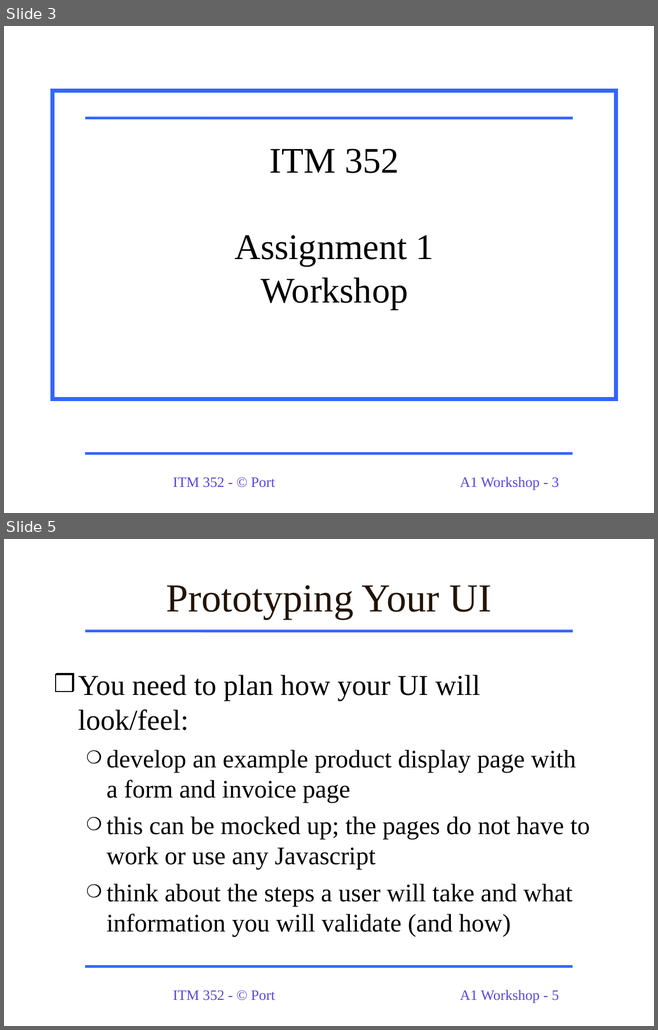
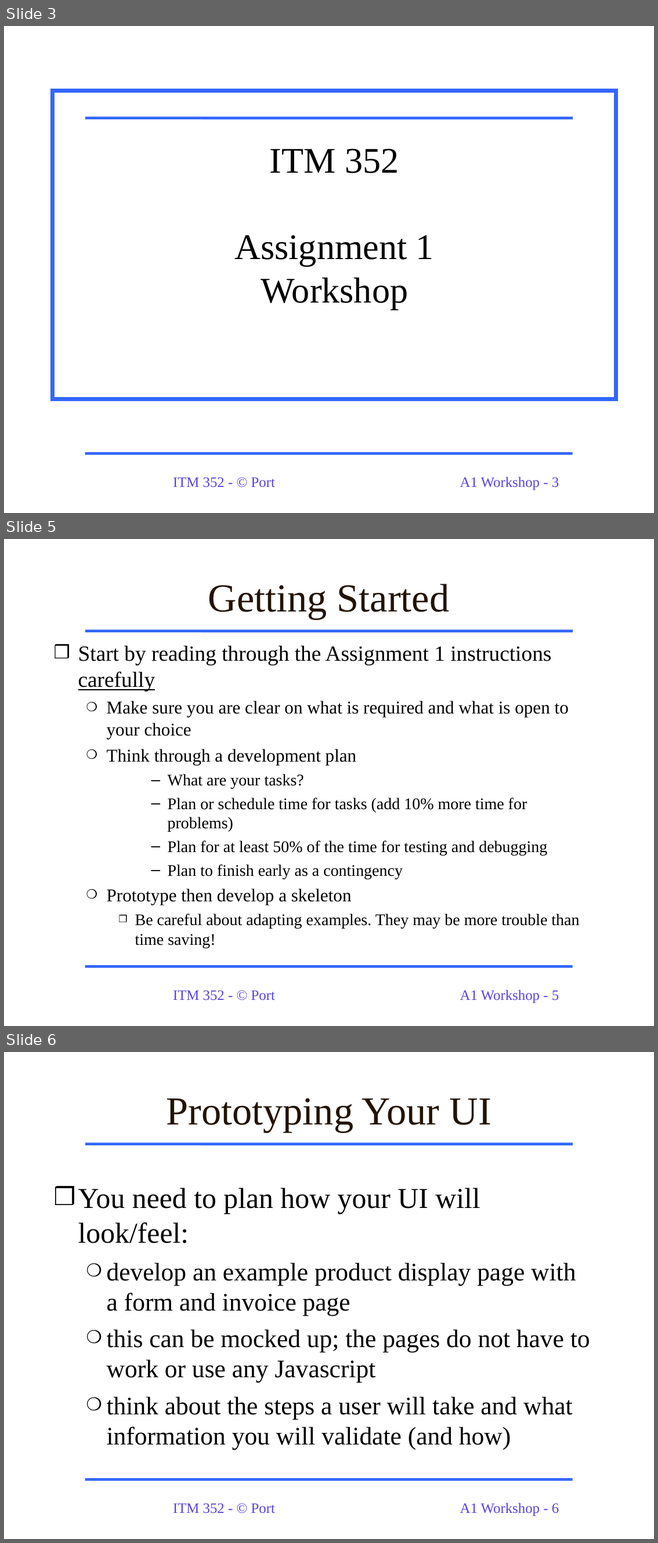
Before and after one commit to dport96/ITM352, a slide deck: morea/130.Assignment1/A1_Workshop_ITM352.ppt. Shown one above the other, each under a label of ours: slides 3 and 5 before the commit, slides 3, 5 and 6 after it; the slides between them are not shown. The pictures are 658x1030 and 658x1543 pixels, drawn with LibreOffice and Linux fonts; fonts in the diff are those of the drawing. Boxes give left, top, right and bottom in pixels: in the first picture for what was removed or moved away, otherwise in the second. Text is boxed around its words. In the diff, an @@ line names an element or a change of style, - is before the commit and + after.

```diff
--- a/morea/130.Assignment1/A1_Workshop_ITM352.ppt
+++ b/morea/130.Assignment1/A1_Workshop_ITM352.ppt
@@ slide 5 added at [4, 539, 654, 1026], background #FFFFFF; not listed: 4 template elements that a slide beside it also shows @@
@@ title added at [208, 584, 449, 619], 44 pt, text #221304 @@
+Getting Started
@@ text added at [78, 646, 579, 948], 18 pt, text #000000 @@
+❒ Start by reading through the Assignment 1 instructions carefully
+  ❍ Make sure you are clear on what is required and what is open to your choice
+  ❍ Think through a development plan
+      – What are your tasks?
+      – Plan or schedule time for tasks (add 10% more time for problems)
+      – Plan for at least 50% of the time for testing and debugging
+      – Plan to finish early as a contingency
+  ❍ Prototype then develop a skeleton
+    ❒ Be careful about adapting examples. They may be more trouble than time saving!
@@ what was slide 5 is now slide 6 @@
@@ page number at [460, 1503, 558, 1517]: text changed @@
-A1 Workshop - 5
+A1 Workshop - 6
```
Also in this commit, not shown: 8 slides changed, 4 other slides added, 2 slides removed, 2 other files.
